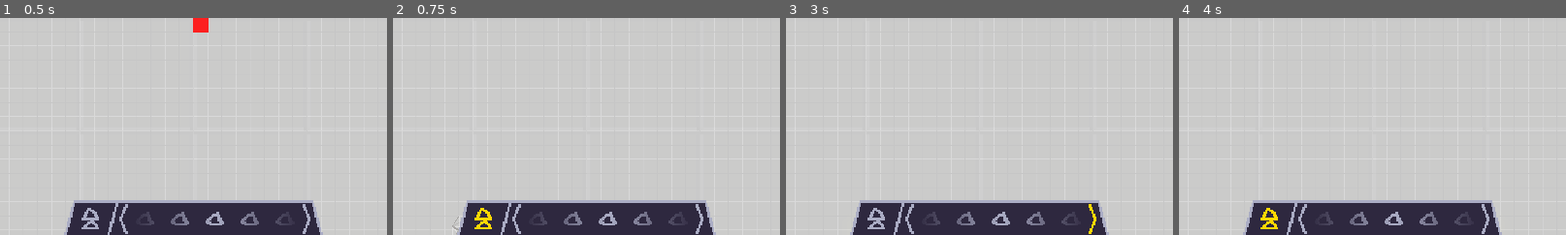
Above: before the commit, frames 1-4 (left to right).
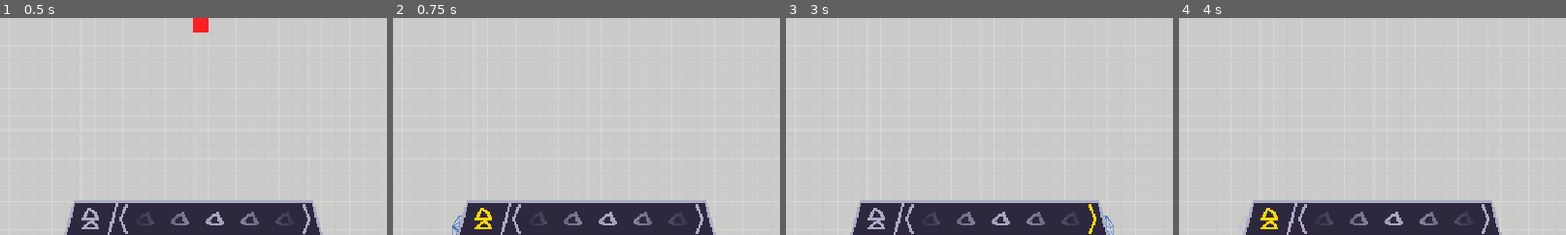
Above: after the commit, the same moments.

Repository: apia46/ThingDeliverer
Game: Godot game, scene res://scenes/game.tscn
The game is run twice, just before and just after one commit, with the same random seed, the same clock (stepped at 60 frames per second) and the same inputs.
Inputs (mouse positions are % of the whole screen's width and height, from its top left):
- Up to frame 1 (0.5 s): no input
- Up to frame 2 (0.75 s): click (37, 96) at 0.5 s
- Up to frame 3 (3 s): click (41, 96) at 1.25 s; click (53, 96) at 2 s; click (65, 96) at 2.75 s
- Up to frame 4 (4 s): click (37, 96) at 3.5 s
The pictures show only the part of the screen within x 25-75%, y 50-100%; the shares and areas given below are measured in that part.

Frame 1 is identical in both runs. In frame 2, less than 0.1% of the frame differs, in the area x 15-19%, y 91-100%; in frame 3, less than 0.1%; in frame 4, less than 0.1%.

Commit message:
actually fixed belts

Diff:
--- a/scenes/debugVisual.tscn
+++ b/scenes/debugVisual.tscn
@@ -8,9 +8,9 @@
 albedo_color = Color(0.906332, 0.906332, 0.906332, 1)
 roughness = 0.5
 
-[sub_resource type="ArrayMesh" id="ArrayMesh_l8e32"]
+[sub_resource type="ArrayMesh" id="ArrayMesh_clkc7"]
 _surfaces = [{
-"aabb": AABB(-1, -1, -1, 2, 2, 2),
+"aabb": AABB(-0.5, -0.5, -0.5, 1, 1, 1),
 "format": 34896613377,
 "index_count": 216,
 "index_data": PackedByteArray("AAABAAIAAAADAAEABAADAAAAAgAFAAQABAAFAAMABgAFAAIABgACAAEABQAGAAcACAAFAAcABgAJAAgACAAJAAUA …(491 unchanged characters)…
@@ -22,15 +22,16 @@
 }]
 blend_shape_mode = 0
 
-[sub_resource type="ArrayMesh" id="ArrayMesh_x14h0"]
-resource_name = "debug_Cube"
+[sub_resource type="ArrayMesh" id="ArrayMesh_hd4xw"]
+resource_local_to_scene = true
+resource_name = "debugVisual_Cube"
 _surfaces = [{
-"aabb": AABB(-1, -1, -1, 2, 2, 2),
+"aabb": AABB(-0.5, -0.5, -0.5, 1, 1, 1),
 "attribute_data": PackedByteArray("MmMyQ/+f/z9FmDJD/1//PzJjRXj/X/9/zJy5R/+f/3+5Z8x8zJzMfP9f/39FmMy8MmO5hzJjzLz/X/+//5// …(239 unchanged characters)…
 "format": 34896613399,
 "index_count": 216,
 "index_data": PackedByteArray("AAABAAIAAAADAAEABAADAAAABAAFAAMAAgAFAAQABgACAAEABgAFAAIABgABAAcABQAGAAgABgAHAAkACQAFAAgA …(491 unchanged characters)…
-"material": SubResource("StandardMaterial3D_63iin"),
+"material": SubResource("StandardMaterial3D_x14h0"),
 "name": "Material",
 "primitive": 3,
 "uv_scale": Vector4(0, 0, 0, 0),
@@ -38,9 +39,8 @@
 "vertex_data": PackedByteArray("///MDDLzVNX///////9U1f//GOEy81TV//8AAP//VNX//8wM5h5U1f//AAAAAFTV//8y8xjhVNX/////AABU1f/ …(875 unchanged characters)…
 }]
 blend_shape_mode = 0
-shadow_mesh = SubResource("ArrayMesh_l8e32")
+shadow_mesh = SubResource("ArrayMesh_clkc7")
 
 [node name="debugVisual" type="MeshInstance3D"]
-transform = Transform3D(0.5, 0, 0, 0, 0.5, 0, 0, 0, 0.5, 0, 0, 0)
-mesh = SubResource("ArrayMesh_x14h0")
+mesh = SubResource("ArrayMesh_hd4xw")
 skeleton = NodePath("")
--- a/scripts/entities/belt.gd
+++ b/scripts/entities/belt.gd
@@ -5,13 +5,21 @@
 const BELT_CCW:PackedScene = preload("res://scenes/entityVisuals/beltCCW.tscn")
 const BELT_CW:PackedScene = preload("res://scenes/entityVisuals/beltCW.tscn")
 
-func loadVisuals() -> void:
-	scene.newDebugVisual(chunk.chunkPos * Scene.CHUNK_SIZE + position + U.rotate(Vector2i(-1,0), rotation))
-	if getEntityRelative(U.rotate(Vector2i(-1,0), rotation)):
+const YELLOW = Color(0xFFD800FF)
+
+func loadVisuals(recurse:=true) -> void:
+	if visualInstance: visualInstance.queue_free()
+	if facingThis(getEntityRelative(U.rotate(Vector2i(-1,0), rotation), true)):
+		visualInstance = BELT_CCW.instantiate()
+	elif facingThis(getEntityRelative(U.rotate(Vector2i(1,0), rotation), true)):
 		visualInstance = BELT_CW.instantiate()
-	elif getEntityRelative(U.rotate(Vector2i(1,0), rotation)):
-		visualInstance = BELT_CCW.instantiate()
 	else: visualInstance = BELT_STRAIGHT.instantiate()
-	visualInstance.get_active_material(1).albedo_color = Color(1,1,0)
-	visualInstance.get_active_material(1).emission = Color(1,1,0)
+	visualInstance.get_active_material(1).albedo_color = YELLOW
+	visualInstance.get_active_material(1).emission = YELLOW
+	if recurse: updateEntityVisuals(getEntityRelative(U.rotate(Vector2i(0,-1), rotation), true))
 	super()
+
+func facingThis(entity:Entity) -> bool:
+	if !entity: return false
+	scene.newDebugVisual(entity.positionAbsolute() + U.rotate(Vector2i(0,-1), entity.rotation), Color(0, 1, 0.4))
+	return entity.positionAbsolute() + U.rotate(Vector2i(0,-1), entity.rotation) == positionAbsolute()
--- a/scripts/entities/entity.gd
+++ b/scripts/entities/entity.gd
@@ -14,7 +14,7 @@
 	position = _position
 	rotation = _rotation
 
-func loadVisuals() -> void:
+func loadVisuals(_recurse:=true) -> void:
 	if visualInstance:
 		visualInstance.position = U.fxz(position) + U.v3(0.5)
 		visualInstance.rotation.y = U.rotToRad(rotation)
@@ -23,8 +23,13 @@
 func unloadVisuals() -> void:
 	if visualInstance: visualInstance.queue_free()
 
-func getEntityRelative(difference:Vector2i):
+func getEntityRelative(difference:Vector2i, debug:=false):
 	var posChunk:Vector2i = position + difference
+	if debug: scene.newDebugVisual(positionAbsolute() + difference, Color(0, 0.4, 1))
 	if Rect2i(0, 0, Scene.CHUNK_SIZE, Scene.CHUNK_SIZE).has_point(posChunk):
 		return chunk.entities.get(posChunk)
 	else: return scene.getChunk(chunk.chunkPos + Vector2i(floor(posChunk/float(Scene.CHUNK_SIZE)))).entities.get(U.v2iposmod(posChunk, Scene.CHUNK_SIZE))
+
+func positionAbsolute() -> Vector2i: return position + chunk.chunkPos*Scene.CHUNK_SIZE
+
+static func updateEntityVisuals(entity:Entity) -> void: if entity: entity.loadVisuals(false)
--- a/scripts/scene.gd
+++ b/scripts/scene.gd
@@ -23,10 +23,11 @@
 func getChunk(chunkPos:Vector2i) -> Chunk:
 	return chunks[chunkPositions.find(chunkPos)]
 
-func newDebugVisual(pos:Vector2i) -> void:
+func newDebugVisual(pos:Vector2i, color:Color) -> void:
 	var visual:MeshInstance3D = DEBUG_VISUAL.instantiate()
 	add_child(visual)
 	visual.position = U.fxz(pos) + U.v3(0.5)
+	visual.get_active_material(0).albedo_color = color
 	var tween = create_tween()
-	tween.tween_property(visual.get_active_material(0), "albedo_color", Color(1, 1, 1, 0), 0.5)
+	tween.tween_property(visual.get_active_material(0), "albedo_color", color - Color(0, 0, 0, 1), 0.5)
 	tween.tween_callback(visual.queue_free)
--- a/scripts/utilities.gd
+++ b/scripts/utilities.gd
@@ -25,6 +25,6 @@
 static func rotate(vector:Vector2i, rot:ROTATIONS) -> Vector2i:
 	match rot:
 		ROTATIONS.UP: return vector
-		ROTATIONS.RIGHT: return Vector2i(vector.y, -vector.x)
+		ROTATIONS.RIGHT: return Vector2i(-vector.y, vector.x)
 		ROTATIONS.DOWN: return Vector2i(-vector.x, -vector.y)
-		_, ROTATIONS.LEFT: return Vector2i(-vector.y, vector.x)
+		_, ROTATIONS.LEFT: return Vector2i(vector.y, -vector.x)
Binary file added: resources/inputOutputTexture.png
Not shown, added: resources/inputOutputTexture.png.import
Binary file added: resources/inputTexture.png
Binary file added: resources/outputTexture.png
Not shown: 1 places in scenes/debugVisual.tscn that only renumber resources
Not shown, removed: resources/belt.blend1
Not shown, changed: resources/debugVisual.blend
Not shown, changed: scenes/entityVisuals/belt.blend
Not shown, changed: scenes/entityVisuals/belt.blend1
